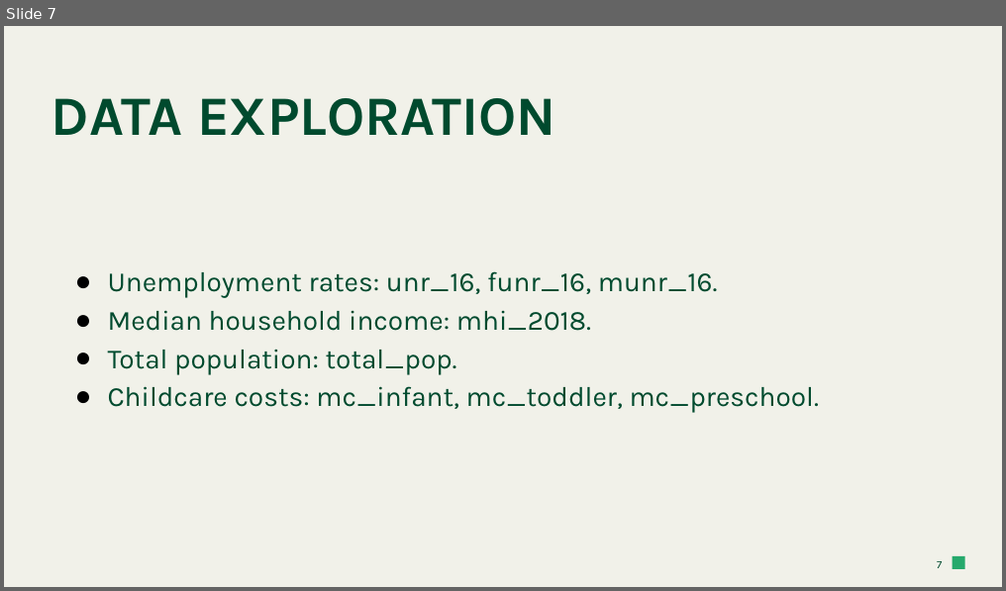
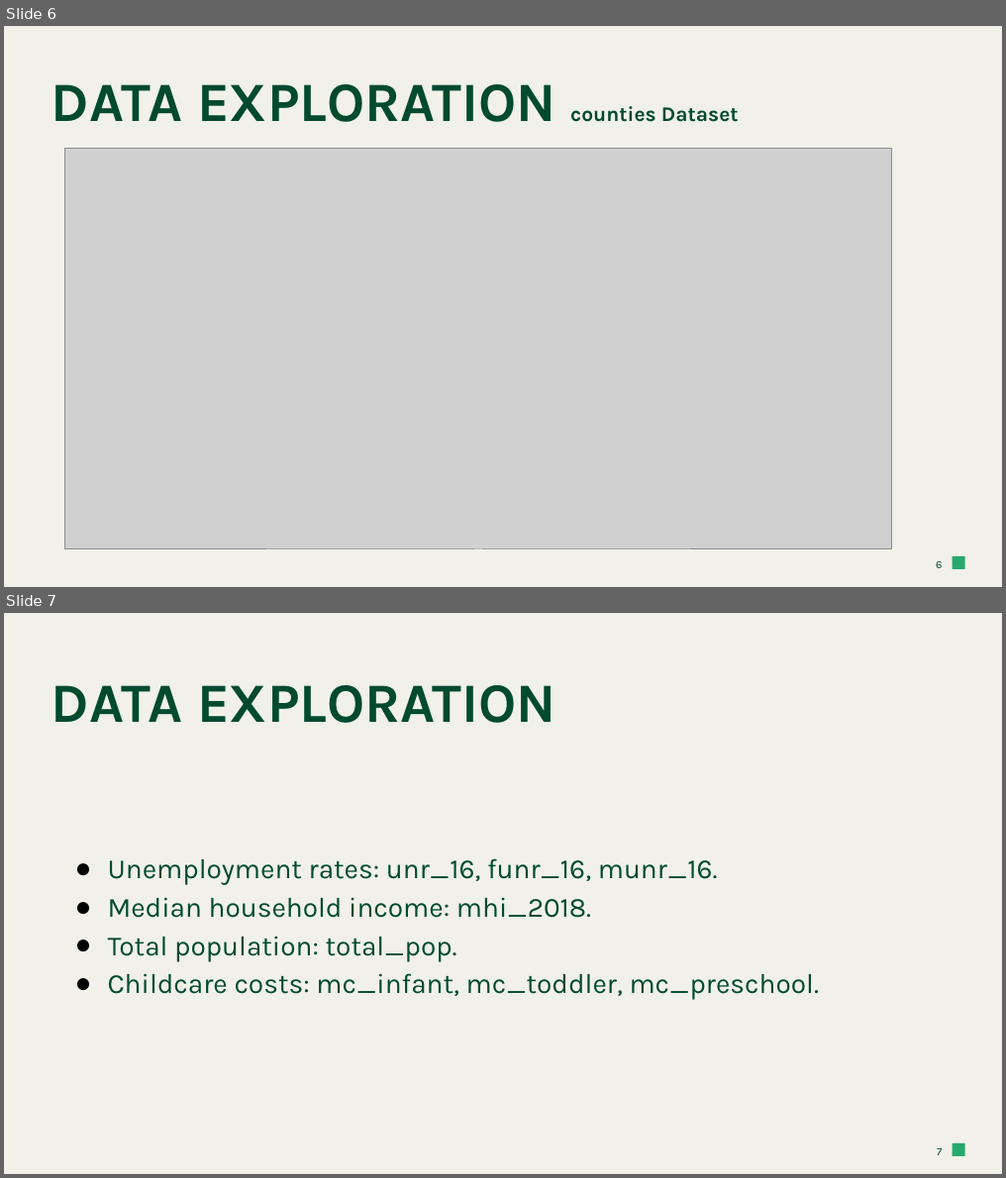
Before and after one commit to vemuladevendran/datamining, a slide deck: GROUP-10.pptx. Shown one above the other, each under a label of ours: slide 7 before the commit, slides 6 and 7 after it. The pictures are 1006x591 and 1006x1178 pixels, drawn with LibreOffice and Linux fonts; fonts in the diff are those of the drawing; grey boxes stand for pictures. Boxes give left, top, right and bottom in pixels: in the first picture for what was removed or moved away, otherwise in the second. Text is boxed around its words. In the diff, an @@ line names an element or a change of style, - is before the commit and + after.

```diff
--- a/GROUP-10.pptx
+++ b/GROUP-10.pptx
@@ slide 6 added at [4,26,1002,587], background #F1F1E9; not listed: 1 template element that a slide beside it also shows @@
@@ title added at [52,84,739,122], 40 pt, text #004A2E, bold @@
+DATA EXPLORATION counties Dataset
@@ picture added at [64,149,892,550] @@
@@ page number added at [936,562,942,569], 8 pt, text #004A2E @@
+6
```
Also in this commit, not shown: 4 slides changed, 2 other slides added, 1 slide removed.
